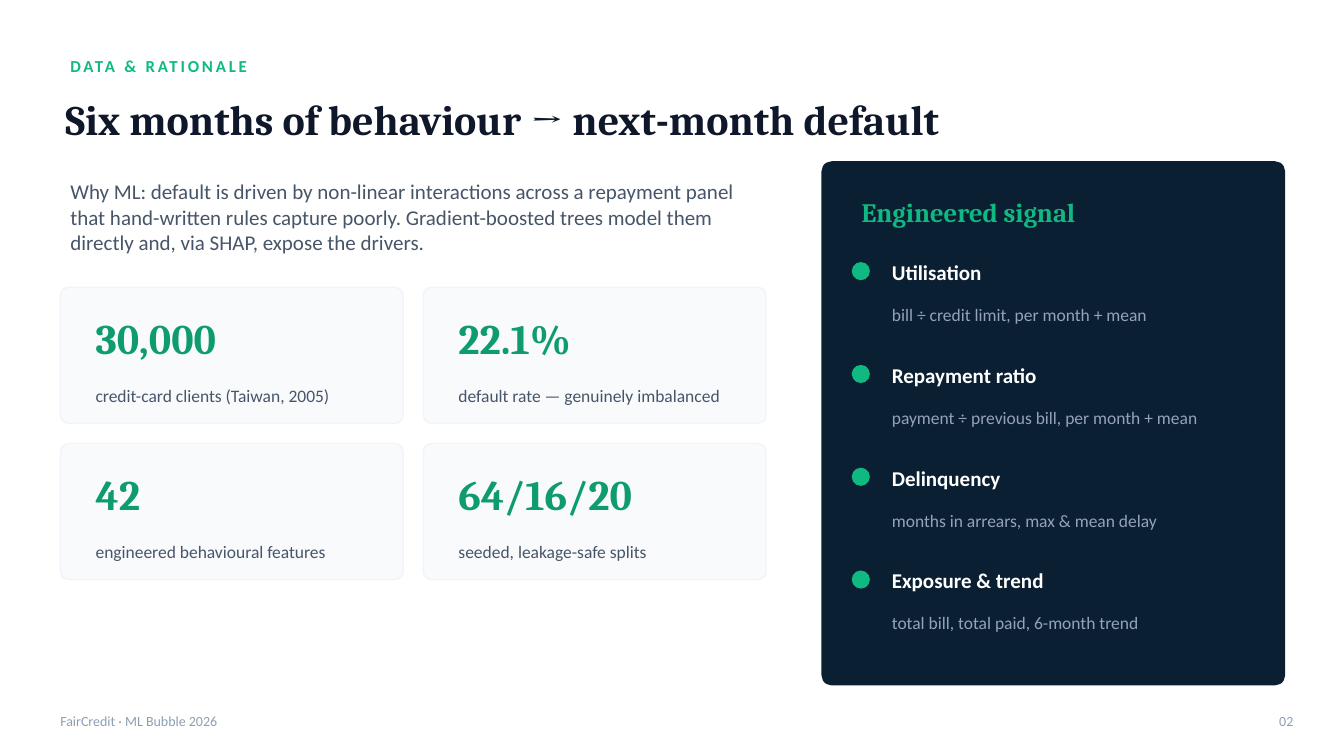
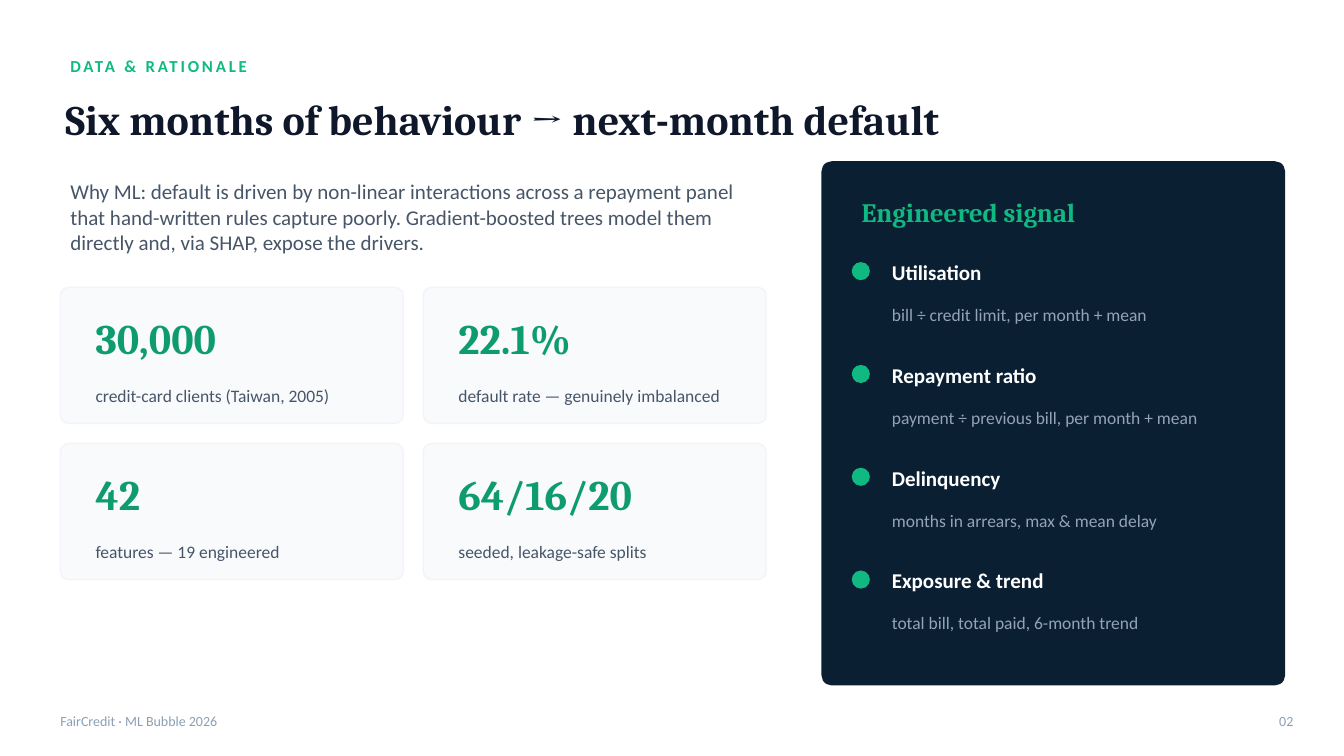
Before and after one commit to Sricharan7989/ML-Bubble-2026, a slide deck: slide 3 of FairCredit_ML_Bubble_2026.pptx. Drawn at 1344x756 pixels with LibreOffice and Linux fonts; fonts in the diff are those of the drawing. Boxes give left, top, right and bottom in pixels: in the first picture for what was removed or moved away, otherwise in the second. Text is boxed around its words. In the diff, an @@ line names an element or a change of style, - is before the commit and + after.

```diff
--- a/FairCredit_ML_Bubble_2026.pptx
+++ b/FairCredit_ML_Bubble_2026.pptx
@@ text at bbox=[96, 546, 279, 561]: text changed @@
-engineered behavioural features
+features — 19 engineered
```
Also in this commit, not shown: 6 other slides changed, 1 slide added, 1 slide removed, 2 other files.
